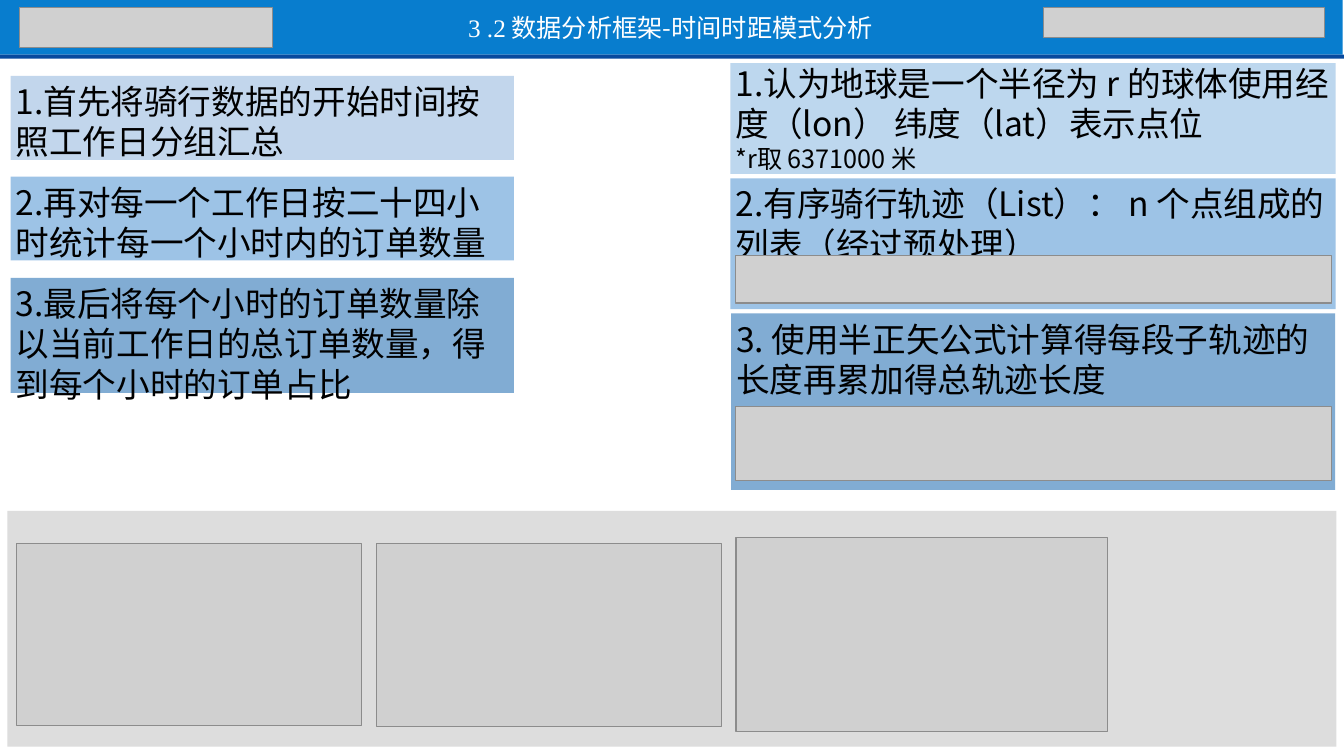
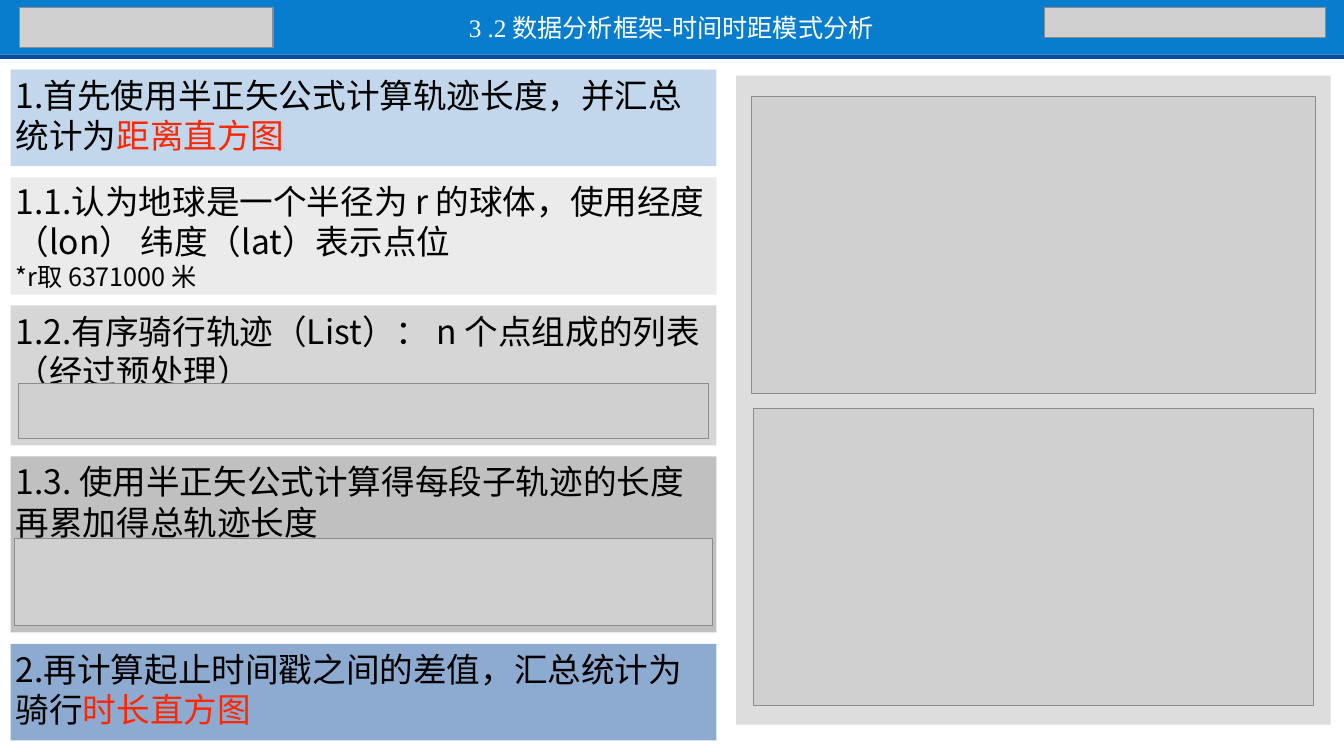
Before and after one commit to pzq123456/bike, a slide deck: slide 1 of PPT/答辩.pptx. Drawn at 1344x756 pixels with LibreOffice and Linux fonts; fonts in the diff are those of the drawing; grey boxes stand for pictures. Boxes give left, top, right and bottom in pixels: in the first picture for what was removed or moved away, otherwise in the second. Text is boxed around its words. In the diff, an @@ line names an element or a change of style, - is before the commit and + after.

```diff
--- a/PPT/答辩.pptx
+++ b/PPT/答辩.pptx
@@ rectangle removed at (11,76,514,159) @@
-1.首先将骑行数据的开始时间按照工作日分组汇总
@@ rectangle added at (11,70,717,166), fill #C2D6EC @@
@@ text added at (16,79,682,151), 24 pt, text #000000 @@
+1.首先使用半正矢公式计算轨迹长度，并汇总统计为距离直方图
@@ rectangle added at (736,76,1331,725), fill #DDDDDD @@
@@ picture: place and size @@
-picture at (17,544,362,726)
+picture at (751,97,1315,393)
@@ rectangle removed at (11,176,514,260) @@
-2.再对每一个工作日按二十四小时统计每一个小时内的订单数量
@@ rectangle added at (11,177,717,294), fill #EBEBEB @@
@@ text "1.1.认为地球是一个半径为 r 的球体，使用经度（lon） 纬度（lat）表示点位": place and size @@
-text "1.1.认为地球是一个半径为 r 的球体，使用经度（lon） 纬度（lat）表示点位" at (731,64,1337,174)
+text "1.1.认为地球是一个半径为 r 的球体，使用经度（lon） 纬度（lat）表示点位" at (16,185,705,288)
@@ text "1.1.认为地球是一个半径为 r 的球体，使用经度（lon） 纬度（lat）表示点位" at (16,185,705,288): fill #BDD7EE to none @@
@@ text at (16,185,705,257): text changed @@
-1.认为地球是一个半径为 r 的球体使用经度（lon） 纬度（lat）表示点位
+1.1.认为地球是一个半径为 r 的球体，使用经度（lon） 纬度（lat）表示点位
@@ rectangle removed at (11,278,514,393) @@
-3.最后将每个小时的订单数量除以当前工作日的总订单数量，得到每个小时的订单占比
@@ text "1.2.有序骑行轨迹（List）： n 个点组成的列表（经过预处理）": place and size @@
-text "1.2.有序骑行轨迹（List）： n 个点组成的列表（经过预处理）" at (731,178,1337,310)
+text "1.2.有序骑行轨迹（List）： n 个点组成的列表（经过预处理）" at (16,315,700,393)
@@ text "1.2.有序骑行轨迹（List）： n 个点组成的列表（经过预处理）" at (16,315,700,393): fill #9DC3E6 to none @@
@@ rectangle added at (11,306,717,446), fill #D6D6D6 @@
@@ text at (16,315,700,393): text changed @@
-2.有序骑行轨迹（List）： n 个点组成的列表（经过预处理）
+1.2.有序骑行轨迹（List）： n 个点组成的列表（经过预处理）
@@ picture: place and size @@
-picture at (735,256,1331,303)
+picture at (19,384,709,439)
@@ picture: place and size @@
-picture at (376,543,721,727)
+picture at (754,408,1314,706)
@@ text "1.3. 使用半正矢公式计算得每段子轨迹的长度再累加得总轨迹长度": place and size @@
-text "1.3. 使用半正矢公式计算得每段子轨迹的长度再累加得总轨迹长度" at (731,314,1335,490)
+text "1.3. 使用半正矢公式计算得每段子轨迹的长度再累加得总轨迹长度" at (16,465,684,539)
@@ text "1.3. 使用半正矢公式计算得每段子轨迹的长度再累加得总轨迹长度" at (16,465,684,539): fill #2E75B6 at 60% opacity to none @@
@@ rectangle added at (11,457,717,633), fill #C0C0C0 @@
@@ text at (16,465,684,539): text changed @@
-3. 使用半正矢公式计算得每段子轨迹的长度再累加得总轨迹长度
+1.3. 使用半正矢公式计算得每段子轨迹的长度再累加得总轨迹长度
@@ rectangle removed at (7,511,1336,747) @@
@@ picture: place and size @@
-picture at (735,406,1331,481)
+picture at (15,538,713,625)
@@ picture removed at (736,538,1108,732) @@
@@ rectangle added at (11,644,717,741), fill #8DABD0 @@
@@ text added at (16,653,682,725), 24 pt, text #000000 @@
+2.再计算起止时间戳之间的差值，汇总统计为骑行时长直方图
```
Also in this commit, not shown: 1 other slide changed, 1 slide added, 1 other file.
